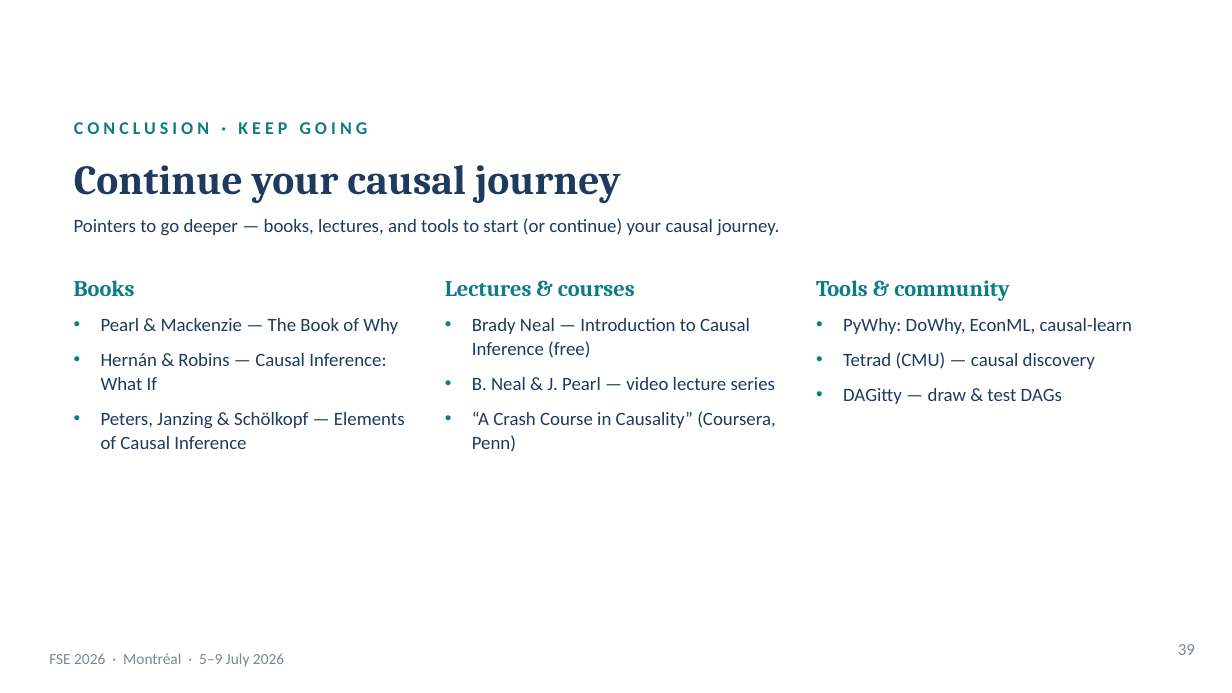
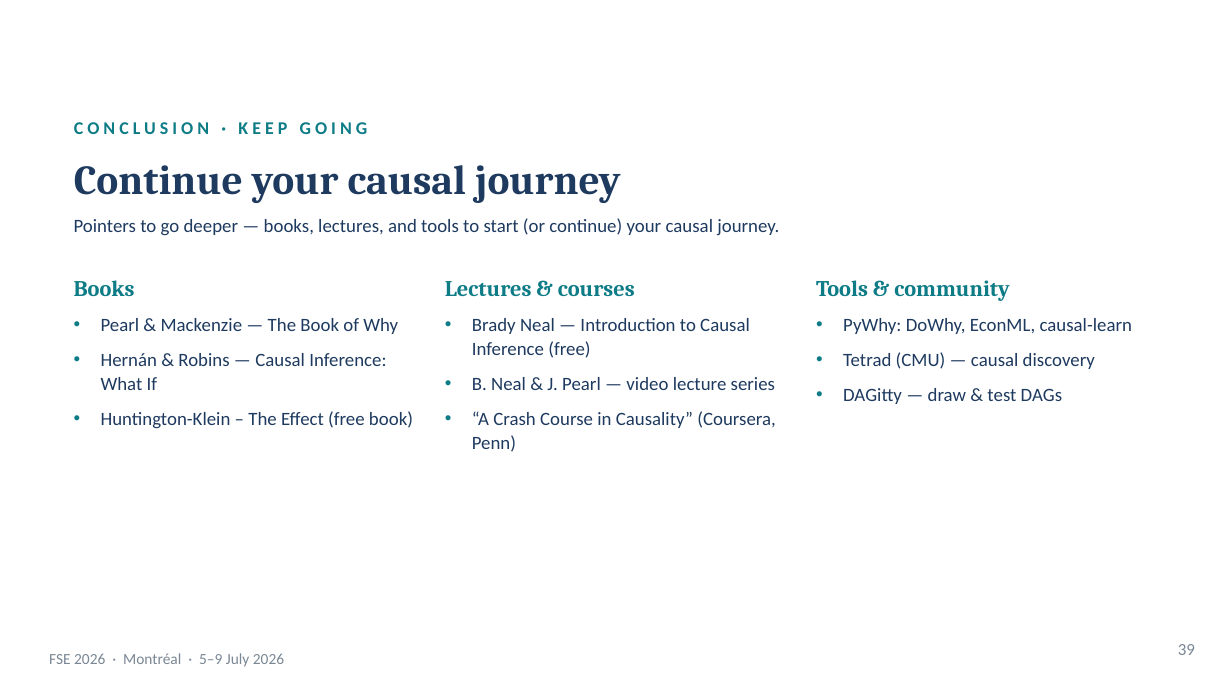
Before and after one commit to martinheyn/CI4SE_Tutorial, a slide deck: slide 4 of slides/FSE26_CausalInference_Conclusion.pptx. Drawn at 1232x693 pixels with LibreOffice and Linux fonts; fonts in the diff are those of the drawing; background and template pictures are left out. Boxes give left, top, right and bottom in pixels: in the first picture for what was removed or moved away, otherwise in the second. Text is boxed around its words. In the diff, an @@ line names an element or a change of style, - is before the commit and + after.

```diff
--- a/slides/FSE26_CausalInference_Conclusion.pptx
+++ b/slides/FSE26_CausalInference_Conclusion.pptx
@@ text at [101, 411, 413, 429]: text changed @@
-• Peters, Janzing & Schölkopf — Elements of Causal Inference
+• Huntington-Klein – The Effect (free book)
```
Also in this commit, not shown: 9 other slides changed, 3 other files.
